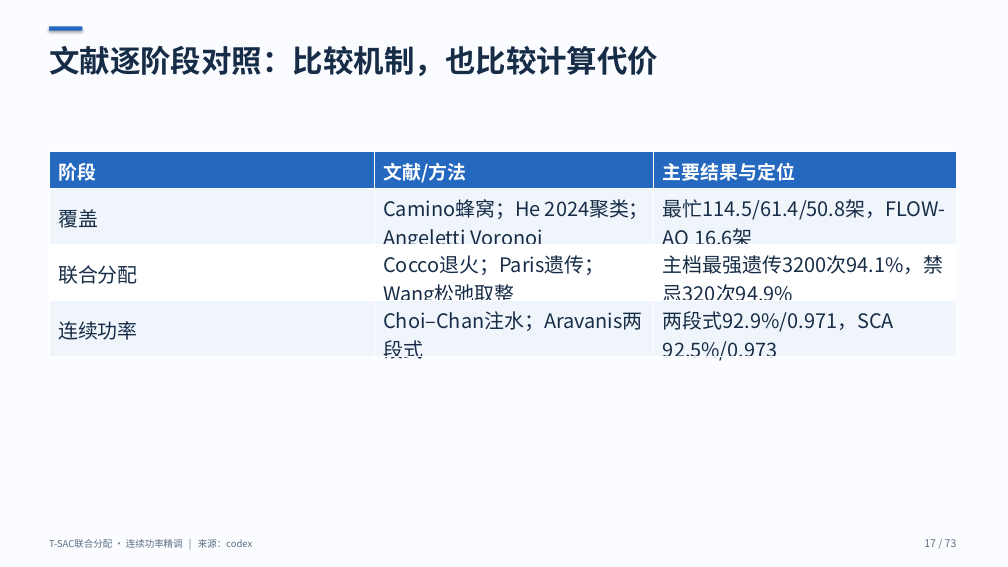
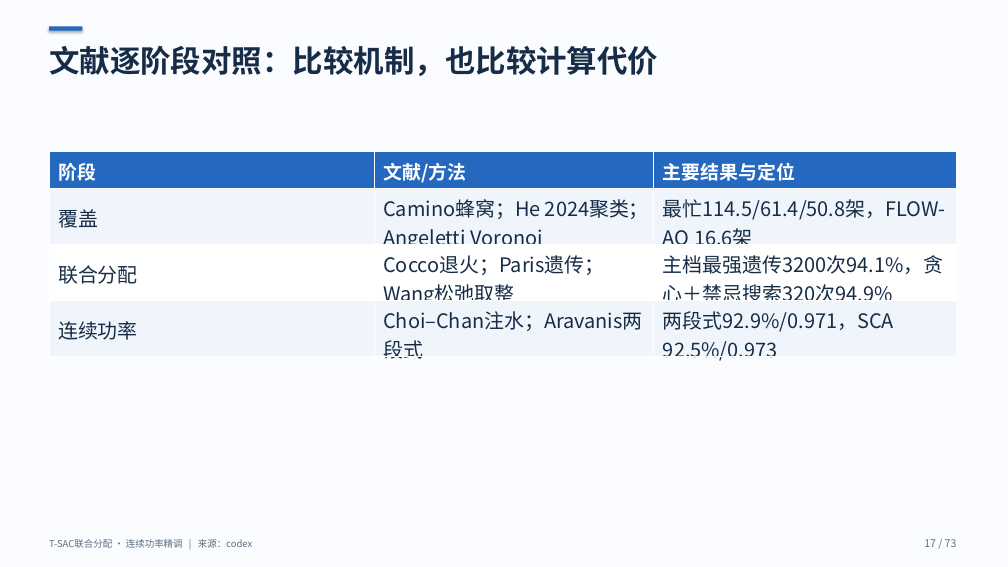
Before and after one commit to 144magixx/satellite-rl, a slide deck: slide 17 of docs/Claude维护/导师汇报/codex版/02_导师汇报.pptx. Drawn at 1008x567 pixels with LibreOffice and Linux fonts; fonts in the diff are those of the drawing. Boxes give left, top, right and bottom in pixels: in the first picture for what was removed or moved away, otherwise in the second. Text is boxed around its words. In the diff, an @@ line names an element or a change of style, - is before the commit and + after.

Commit message:
docs: 补齐纯禁忌评价报告与多格式结果同步

```diff
--- a/docs/Claude维护/导师汇报/codex版/02_导师汇报.pptx
+++ b/docs/Claude维护/导师汇报/codex版/02_导师汇报.pptx
@@ table at bbox=[49, 151, 957, 365] @@
-row 3, column 3: 主档最强遗传3200次94.1%，禁忌320次94.9%
+row 3, column 3: 主档最强遗传3200次94.1%，贪心＋禁忌搜索320次94.9%
```
Also in this commit, not shown: 3 other slides changed, 1 slide added, 36 other files.
